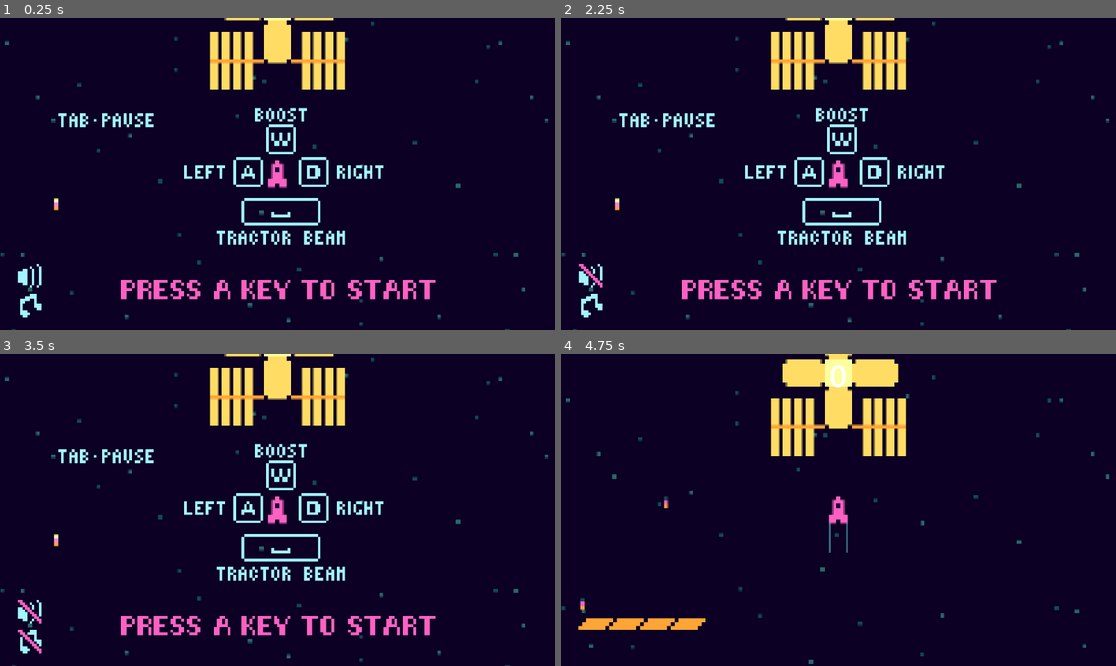
Above: before the commit, frames 1-4 (two rows, left to right).
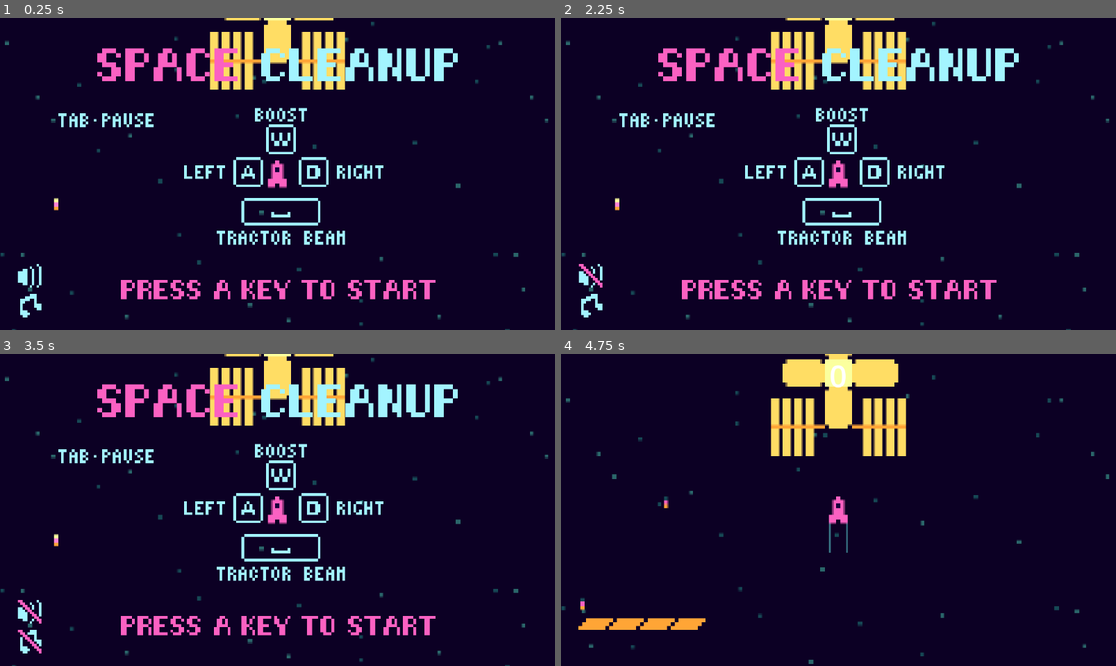
Above: after the commit, the same moments.

Repository: Salkin-Niklas/exgat
Game: Godot game, scene res://scenes/world.tscn
Two runs of this game, one before a commit and one after it. Both use one fixed random seed, a clock stepped at 60 frames per second and the inputs below.
Inputs (mouse positions are in pixels of both pictures, inside the frame that each line leads up to):
- Up to frame 1 (0.25 s): no input
- Up to frame 2 (2.25 s): click (594, 276) at 0.5 s; click (594, 276) at 1.25 s; click (594, 276) at 2 s
- Up to frame 3 (3.5 s): click (33, 641) at 2.75 s
- Up to frame 4 (4.75 s): tap Enter at 3.5 s; hold W (Boost) 3.53-4.28 s; tap Space (TractorBeam) at 4.35 s

The runs differ from the first frame. In frame 1, 3.4% of the frame differs, in the area x 17-83%, y 9-21%; in frame 2, 3.4%; in frame 3, 3.4%; in frame 4, nothing differs.

Commit message:
hopefully fixed scoring

Diff:
--- a/scenes/world.tscn
+++ b/scenes/world.tscn
@@ -19,6 +19,7 @@
 [ext_resource type="Script" uid="uid://coydg7ujsh44y" path="res://scripts/gui_station_health.gd" id="14_7t5mc"]
 [ext_resource type="Texture2D" uid="uid://u2d0peyl7bna" path="res://assets/ui/Overlay.png" id="16_lakw3"]
 [ext_resource type="Script" uid="uid://dxsg37xjrjyw6" path="res://scripts/gui_init_hud.gd" id="16_pm21f"]
+[ext_resource type="Texture2D" uid="uid://b0myrriqid5rw" path="res://assets/ui/logo.png" id="17_37qwj"]
 [ext_resource type="Texture2D" uid="uid://5dabc4aeggf1" path="res://assets/ui/sfx.png" id="18_7iits"]
 [ext_resource type="Texture2D" uid="uid://dlsdxaaweuum3" path="res://assets/ui/music.png" id="18_kpybi"]
 [ext_resource type="Texture2D" uid="uid://ci2yy4l24sp25" path="res://assets/ui/music_off.png" id="19_ctatt"]
@@ -335,6 +336,19 @@
 grow_horizontal = 2
 grow_vertical = 2
 script = ExtResource("16_pm21f")
+
+[node name="TextureRect2" type="TextureRect" parent="GUI/InitHud"]
+layout_mode = 1
+anchors_preset = -1
+anchor_top = 0.097
+anchor_right = 1.0
+anchor_bottom = 0.202
+offset_left = 1.0
+offset_top = 0.14399719
+offset_right = -1.0
+offset_bottom = 0.10398865
+texture = ExtResource("17_37qwj")
+stretch_mode = 5
 
 [node name="TextureRect" type="TextureRect" parent="GUI/InitHud"]
 layout_mode = 1
@@ -420,6 +434,21 @@
 [node name="Timer" type="Timer" parent="GUI/Gameover"]
 one_shot = true
 
+[node name="Label" type="Label" parent="GUI/Gameover"]
+layout_mode = 1
+anchors_preset = -1
+anchor_top = 0.42900002
+anchor_right = 1.0
+anchor_bottom = 0.588
+offset_left = -1.0
+offset_top = 0.0079956055
+offset_right = -1.0
+offset_bottom = -15.023987
+theme_override_font_sizes/font_size = 64
+text = "0"
+horizontal_alignment = 1
+script = ExtResource("8_e3hyu")
+
 [node name="music_drums" type="AudioStreamPlayer" parent="."]
 process_mode = 3
 stream = ExtResource("8_4mrxx")
@@ -442,6 +471,7 @@
 [connection signal="health_changed" from="Game/Player" to="GUI/healthbar/health_Player" method="_on_player_health_changed"]
 [connection signal="pause_requested" from="Game/Player" to="GUI/InitHud" method="_on_player_pause_requested"]
 [connection signal="on_score" from="Game/ScrapSpawner" to="GUI/Score/Label" method="_on_scrap_spawner_on_score"]
+[connection signal="on_score" from="Game/ScrapSpawner" to="GUI/Gameover/Label" method="_on_scrap_spawner_on_score"]
 [connection signal="timeout" from="Game/ScrapSpawner/Timer" to="Game/ScrapSpawner" method="_on_timer_timeout"]
 [connection signal="toggled" from="GUI/InitHud/Music" to="music_drums" method="_on_music_toggled"]
 [connection signal="toggled" from="GUI/InitHud/Music" to="music" method="_on_music_toggled"]
@@ -450,3 +480,4 @@
 [connection signal="reset" from="GUI/Gameover" to="Game/Player" method="_on_gameover_reset"]
 [connection signal="reset" from="GUI/Gameover" to="Game/collection1" method="_on_gameover_reset"]
 [connection signal="reset" from="GUI/Gameover" to="GUI/Score/Label" method="_on_gameover_reset"]
+[connection signal="reset" from="GUI/Gameover" to="GUI/Gameover/Label" method="_on_gameover_reset"]
--- a/scripts/collection_area.gd
+++ b/scripts/collection_area.gd
@@ -94,20 +94,20 @@
 	if body is RigidBody2D:
 		print("Scrap entered Net")
 		body.linear_damp_mode = RigidBody2D.DAMP_MODE_COMBINE
-		body.linear_damp = 0.7
-		body.trapped = true
+		body.linear_damp = 0.9
+		body.trapped_in = self
 
 
 func _on_net_timer_timeout() -> void:
 	is_translating = 6
-	get_tree().call_group("Scrap", "toward", position)
+	get_tree().call_group("Scrap", "toward", self)
 
 
 func _on_net_body_exited(body: Node2D) -> void:
 	if body is RigidBody2D:
 		print("Scrap exited Net")
 		body.linear_damp = 0
-		body.trapped = false
+		body.trapped_in = null
 
 
 func _on_gameover_reset() -> void:
--- a/scripts/scrap.gd
+++ b/scripts/scrap.gd
@@ -2,7 +2,7 @@
 
 const DELETE_DIST = 650
 const BEACON_SPEED = 80
-var trapped: bool = false
+var trapped_in: Node2D = null
 var target: Vector2 = Vector2(0,0)
 var origin: Vector2 = Vector2(0,0)
 var h: float = 0
@@ -22,9 +22,9 @@
 			$"..".score(1)
 			queue_free()
 
-func toward(pos: Vector2)->void:
-	if trapped:
+func toward(pos: Node2D)->void:
+	if pos == trapped_in:
 		set_deferred("disabled", true)
-		print("Target ", pos, " set")
-		target = pos
+		print("Target ", pos.position, " set")
+		target = pos.position
 		origin = position
Binary file added: assets/ui/logo.png
Not shown, added: assets/ui/logo.png.import
Binary file changed: assets/ui/station_icon.png
Not shown: 1 places in scenes/world.tscn that only renumber resources
